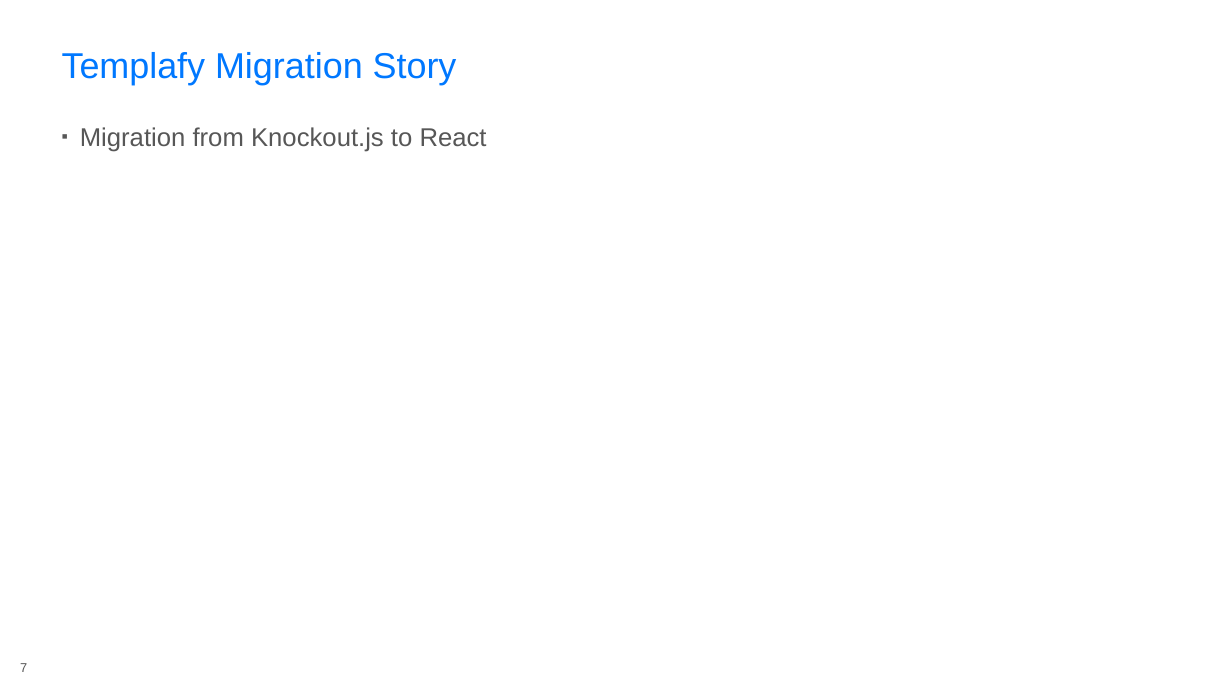
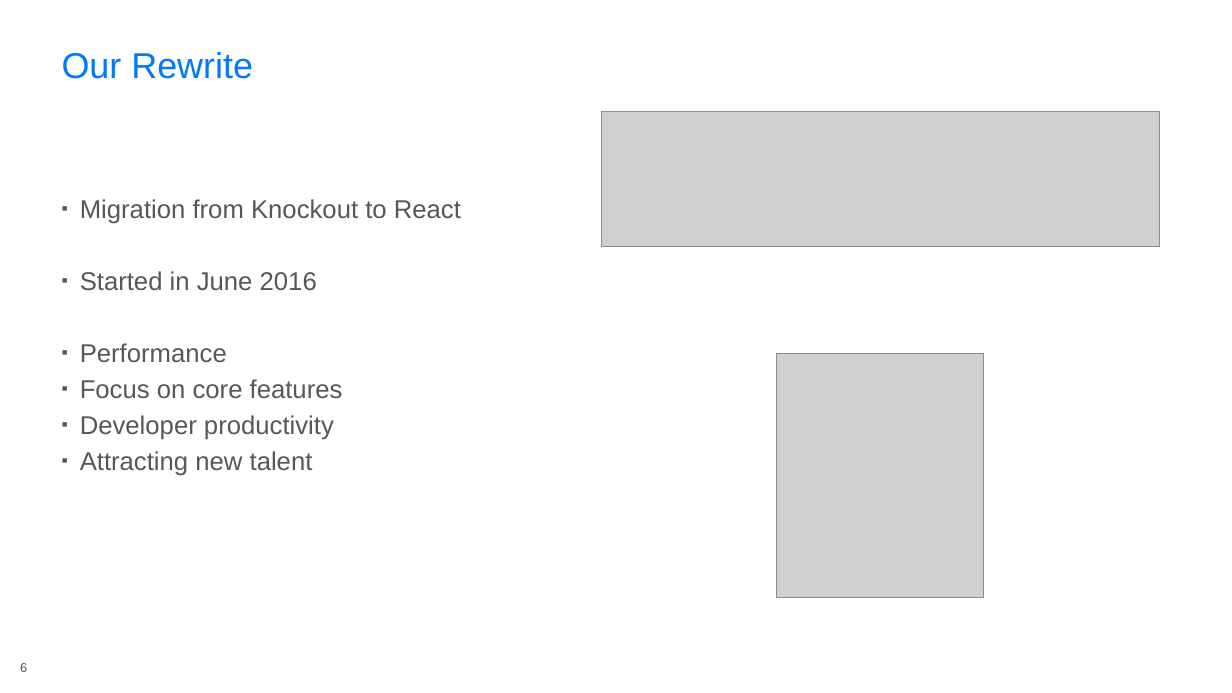
Before and after one commit to rasmuskl/react-webpack-typescript, a slide deck: slide 6 of _notes/Presentation.pptx (slide 7 before the commit). Drawn at 1232x693 pixels with LibreOffice and Linux fonts; fonts in the diff are those of the drawing; grey boxes stand for pictures; background and template pictures are left out. Boxes give left, top, right and bottom in pixels: in the first picture for what was removed or moved away, otherwise in the second. Text is boxed around its words. In the diff, an @@ line names an element or a change of style, - is before the commit and + after.

```diff
--- a/_notes/Presentation.pptx
+++ b/_notes/Presentation.pptx
@@ title at (x1=62, y1=52, x2=253, y2=79): text changed @@
-Templafy Migration Story
+Our Rewrite
@@ picture added at (x1=602, y1=112, x2=1160, y2=246) @@
@@ text at (x1=80, y1=199, x2=461, y2=476): text changed @@
-▪ Migration from Knockout.js to React
+▪ Migration from Knockout to React
+▪ Started in June 2016
+▪ Performance
+▪ Focus on core features
+▪ Developer productivity
+▪ Attracting new talent
@@ picture added at (x1=777, y1=354, x2=984, y2=598) @@
@@ page number at (x1=20, y1=663, x2=27, y2=672): text changed @@
-7
+6
```
Also in this commit, not shown: 5 other slides changed, 4 slides added, 5 slides removed, 10 other files.
